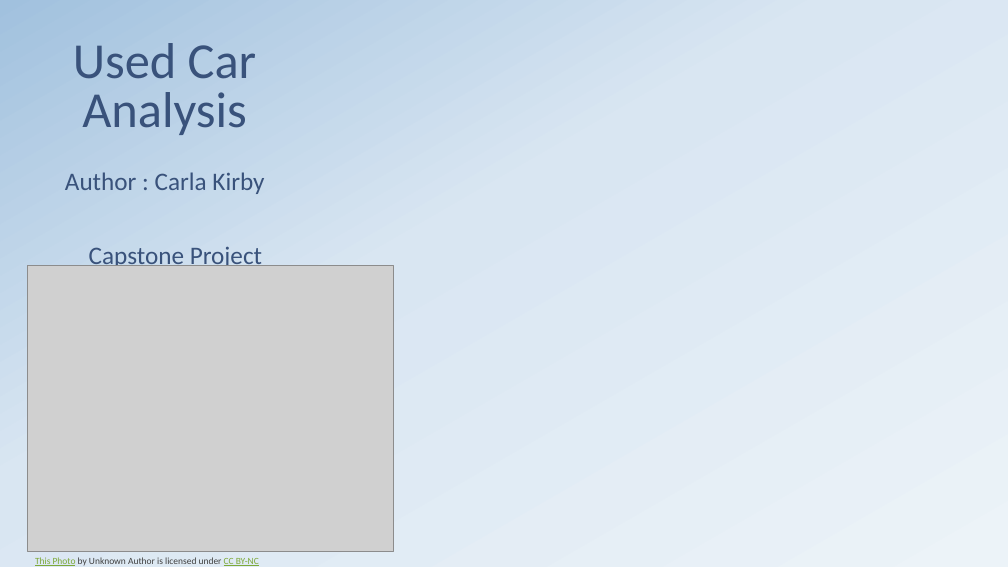
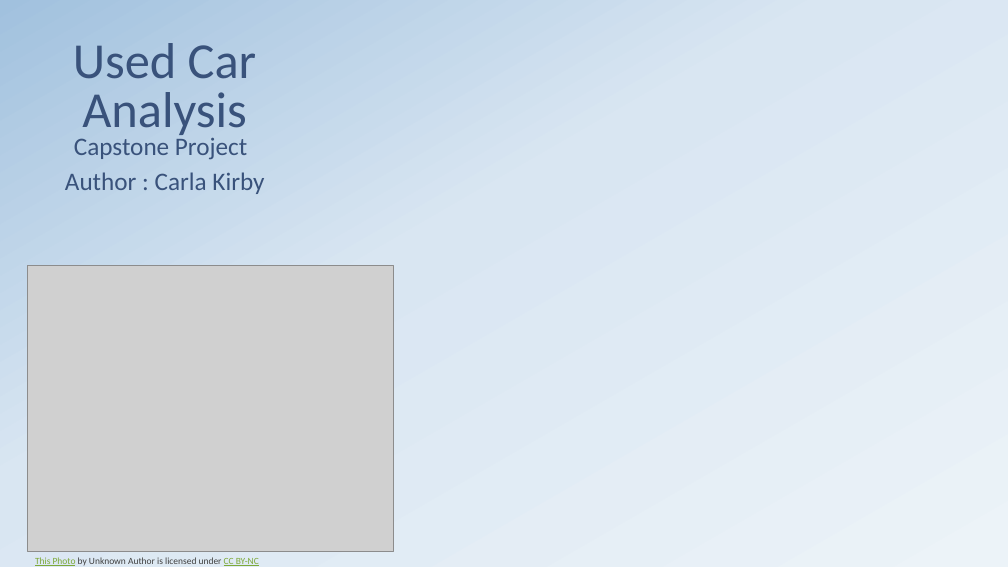
Before and after one commit to githosted/CAPSTONE, a slide deck: slide 1 of Capstone.pptx. Drawn at 1008x567 pixels with LibreOffice and Linux fonts; fonts in the diff are those of the drawing; grey boxes stand for pictures; background and template pictures are left out. Boxes give left, top, right and bottom in pixels: in the first picture for what was removed or moved away, otherwise in the second. Text is boxed around its words. In the diff, an @@ line names an element or a change of style, - is before the commit and + after.

```diff
--- a/Capstone.pptx
+++ b/Capstone.pptx
@@ text "Capstone Project" rewrapped from (x1=89, y1=246, x2=262, y2=266) to (x1=74, y1=134, x2=247, y2=159) @@
```
Also in this commit, not shown: 5 other slides changed, 2 slides added, 4 slides removed, 5 other files.
